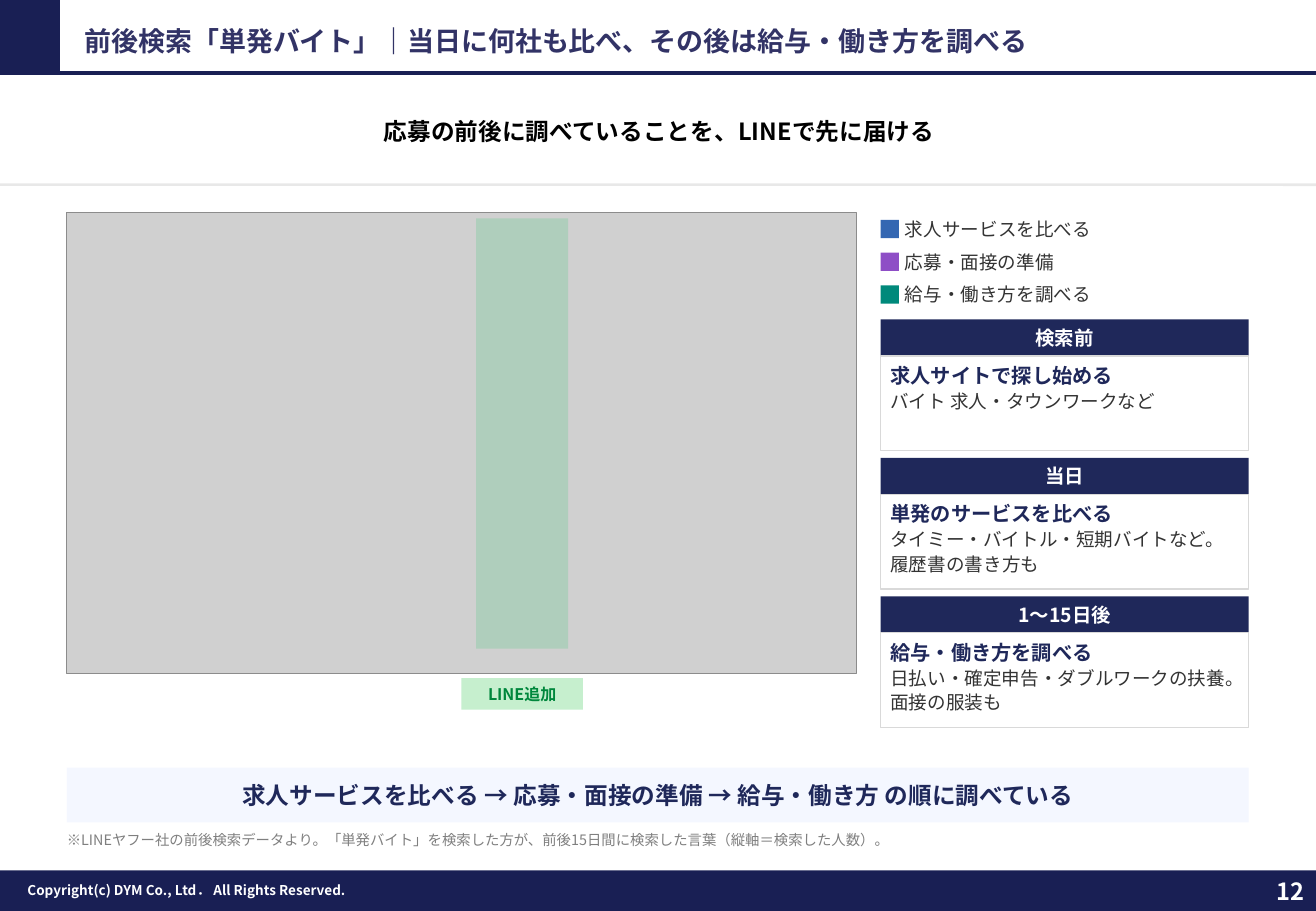
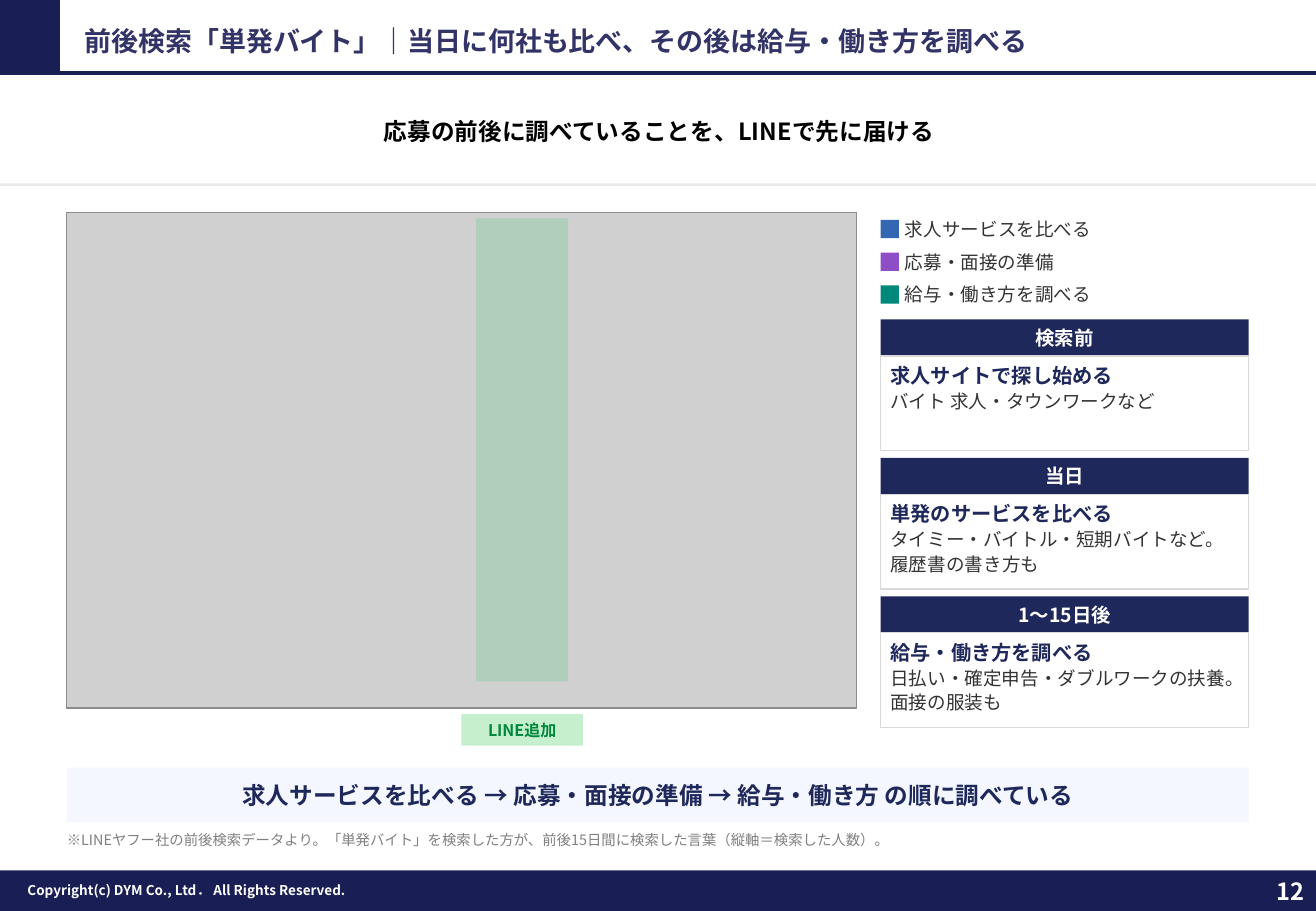
Before and after one commit to tonomura-r-dev/folder, a slide deck: slide 12 of 202610_株式会社横浜シミズ御中_LINE公式アカウント運用のご提案.pptx. Drawn at 1316x911 pixels with LibreOffice and Linux fonts; fonts in the diff are those of the drawing; grey boxes stand for pictures; background and template pictures are left out. Boxes give left, top, right and bottom in pixels: in the first picture for what was removed or moved away, otherwise in the second. Text is boxed around its words. In the diff, an @@ line names an element or a change of style, - is before the commit and + after.

```diff
--- a/202610_株式会社横浜シミズ御中_LINE公式アカウント運用のご提案.pptx
+++ b/202610_株式会社横浜シミズ御中_LINE公式アカウント運用のご提案.pptx
@@ picture: place and size @@
-picture at <box>67,213,857,673</box>
+picture at <box>67,213,857,708</box>
@@ rectangle: place and size @@
-rectangle at <box>476,219,569,649</box>
+rectangle at <box>476,219,569,682</box>
@@ rectangle "LINE追加": place and size @@
-rectangle "LINE追加" at <box>462,678,583,710</box>
+rectangle "LINE追加" at <box>462,715,583,746</box>
```
Also in this commit, not shown: 6 other slides changed, 1 slide added, 4 other files.
